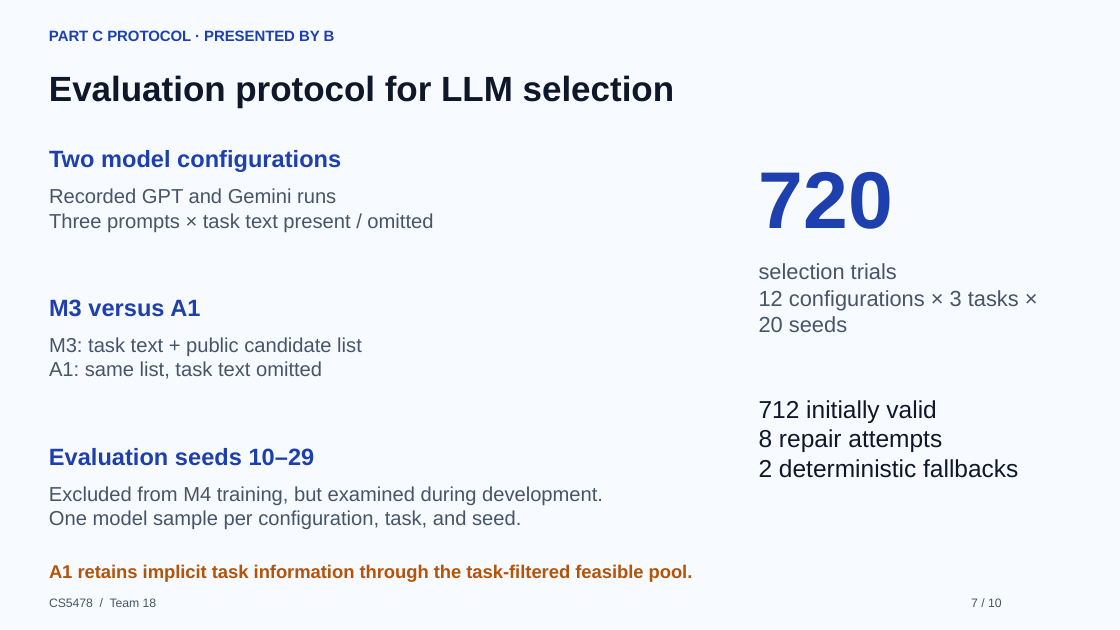
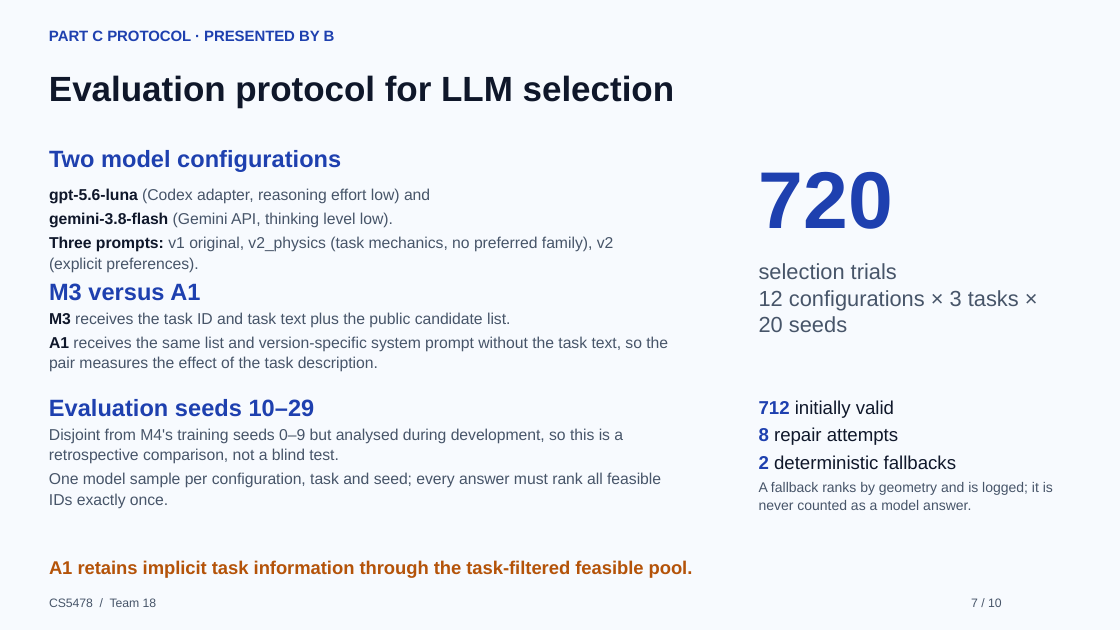
Before and after one commit to Xl440102/cs5478-task-aware-grasp-selection, a slide deck: slide 7 of presentation/CS5478_Task_Aware_Grasp_Selection_Presentation_v2.pptx. Drawn at 1120x630 pixels with LibreOffice and Linux fonts; fonts in the diff are those of the drawing. Boxes give left, top, right and bottom in pixels: in the first picture for what was removed or moved away, otherwise in the second. Text is boxed around its words. In the diff, an @@ line names an element or a change of style, - is before the commit and + after.

```diff
--- a/presentation/CS5478_Task_Aware_Grasp_Selection_Presentation_v2.pptx
+++ b/presentation/CS5478_Task_Aware_Grasp_Selection_Presentation_v2.pptx
@@ text at box(49, 188, 614, 273): text changed; size 17.2 to 13.5 pt @@
-Recorded GPT and Gemini runs
-Three prompts × task text present / omitted
+gpt-5.6-luna (Codex adapter, reasoning effort low) and
+gemini-3.8-flash (Gemini API, thinking level low).
+Three prompts: v1 original, v2_physics (task mechanics, no preferred family), v2 (explicit preferences).
@@ text "M3 versus A1": place and size @@
-text "M3 versus A1" at box(49, 299, 200, 317)
+text "M3 versus A1" at box(49, 283, 200, 301)
@@ text at box(49, 312, 668, 372): text changed; size 17.2 to 13.5 pt @@
-M3: task text + public candidate list
-A1: same list, task text omitted
+M3 receives the task ID and task text plus the public candidate list.
+A1 receives the same list and version-specific system prompt without the task text, so the pair measures the effect of the task description.
@@ text "Evaluation seeds 10–29": place and size @@
-text "Evaluation seeds 10–29" at box(49, 448, 315, 466)
+text "Evaluation seeds 10–29" at box(49, 399, 315, 417)
@@ text at box(759, 400, 956, 469): size 21 to 16 pt in "712 initially valid", "8 repair attempts", "2 deterministic fallbacks"; text colour #0F172A to #1E40AF, bold on in "712", "8", "2"; line spacing 1 to 1.08; more space between paragraphs @@
@@ text at box(49, 428, 661, 509): text changed; size 17.2 to 13.5 pt @@
-Excluded from M4 training, but examined during development.
-One model sample per configuration, task, and seed.
+Disjoint from M4's training seeds 0–9 but analysed during development, so this is a retrospective comparison, not a blind test.
+One model sample per configuration, task and seed; every answer must rank all feasible IDs exactly once.
@@ text at box(759, 482, 1053, 510): paragraph added @@
+A fallback ranks by geometry and is logged; it is never counted as a model answer.
@@ text "A1 retains implicit task information ...": place and size @@
-text "A1 retains implicit task information ..." at box(49, 564, 693, 582)
+text "A1 retains implicit task information ..." at box(49, 560, 693, 578)
```
Also in this commit, not shown: 8 other slides changed, 1 other file.
